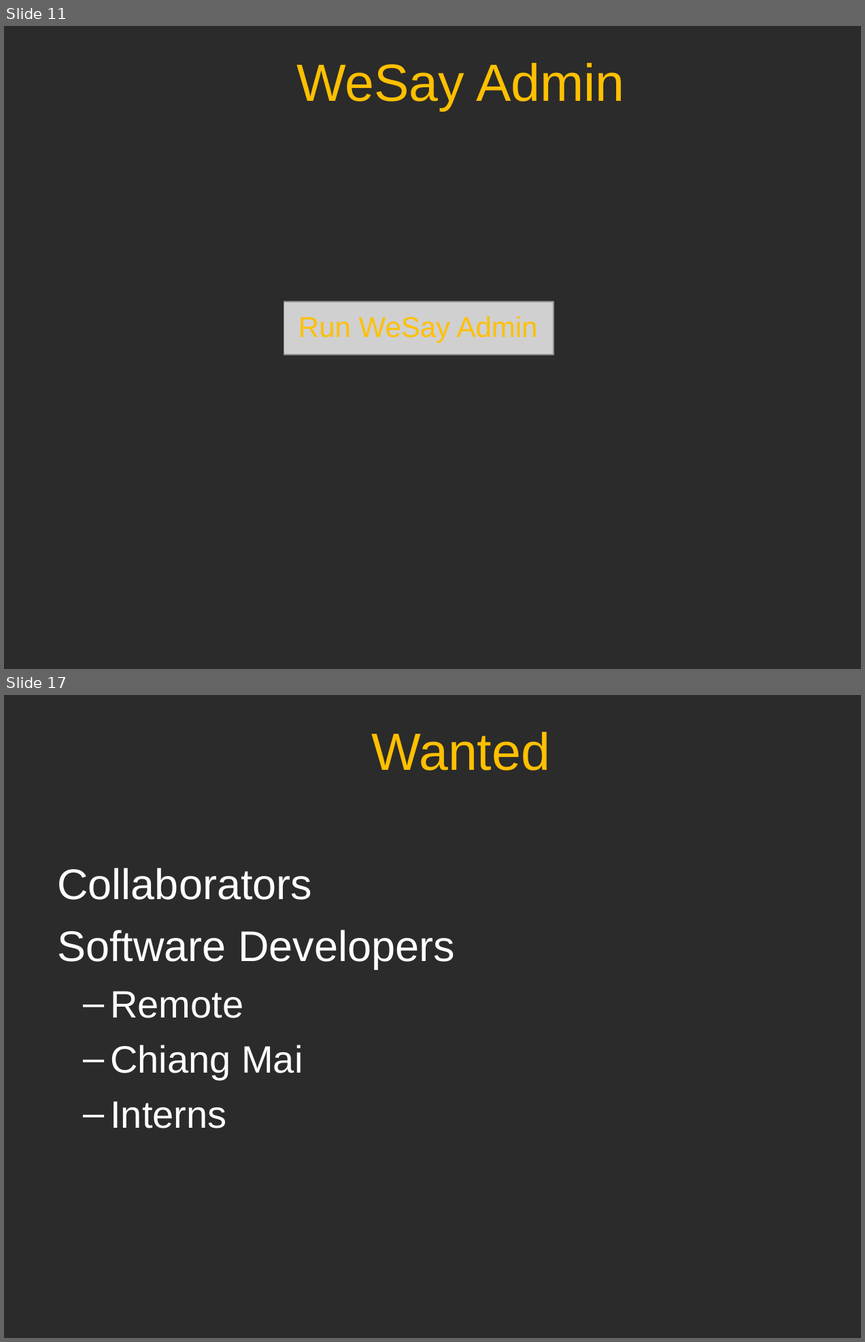
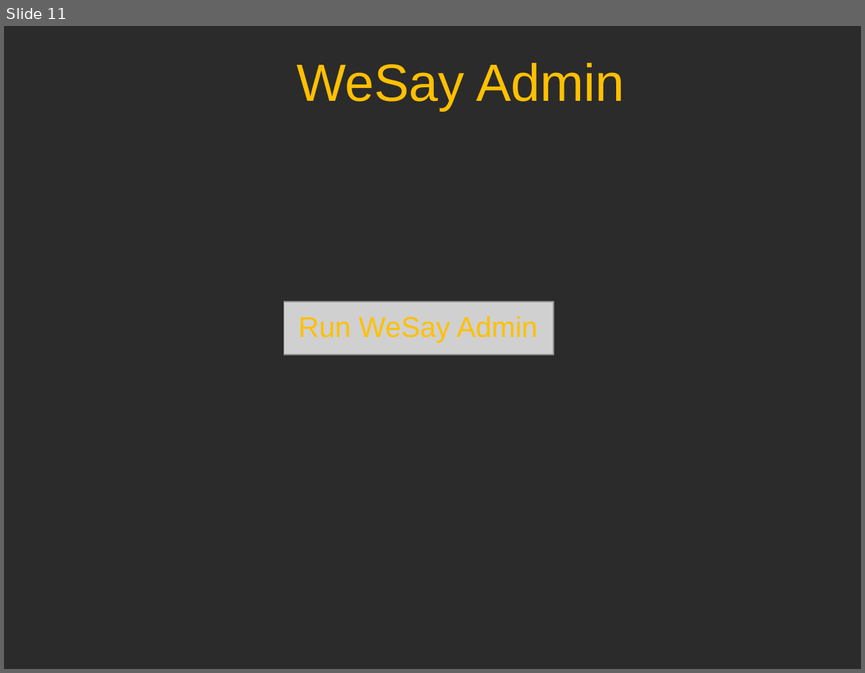
Before and after one commit to sillsdev/wesay, a slide deck: Presentations/CTC2006/V1.ppt. Shown one above the other, each under a label of ours: slides 11 and 17 before the commit, slide 11 after it; the slides between them are not shown. The pictures are 865x1342 and 865x673 pixels, drawn with LibreOffice and Linux fonts; fonts in the diff are those of the drawing; grey boxes stand for pictures; background and template pictures are left out; a plain dark background stands for a picture behind light text. Boxes give left, top, right and bottom in pixels: in the first picture for what was removed or moved away, otherwise in the second. Text is boxed around its words. In the diff, an @@ line names an element or a change of style, - is before the commit and + after.

```diff
--- a/Presentations/CTC2006/V1.ppt
+++ b/Presentations/CTC2006/V1.ppt
@@ slide 17 removed at (x1=4, y1=695, x2=861, y2=1338), background picture (left out) @@
@@ title removed at (x1=371, y1=732, x2=549, y2=770) @@
-Wanted
@@ text removed at (x1=57, y1=868, x2=455, y2=1128) @@
-  Collaborators
-  Software Developers
-  – Remote
-  – Chiang Mai
-  – Interns
```
Also in this commit, not shown: 4 slides changed, 7 slides added, 8 other slides removed, 3 other files.
